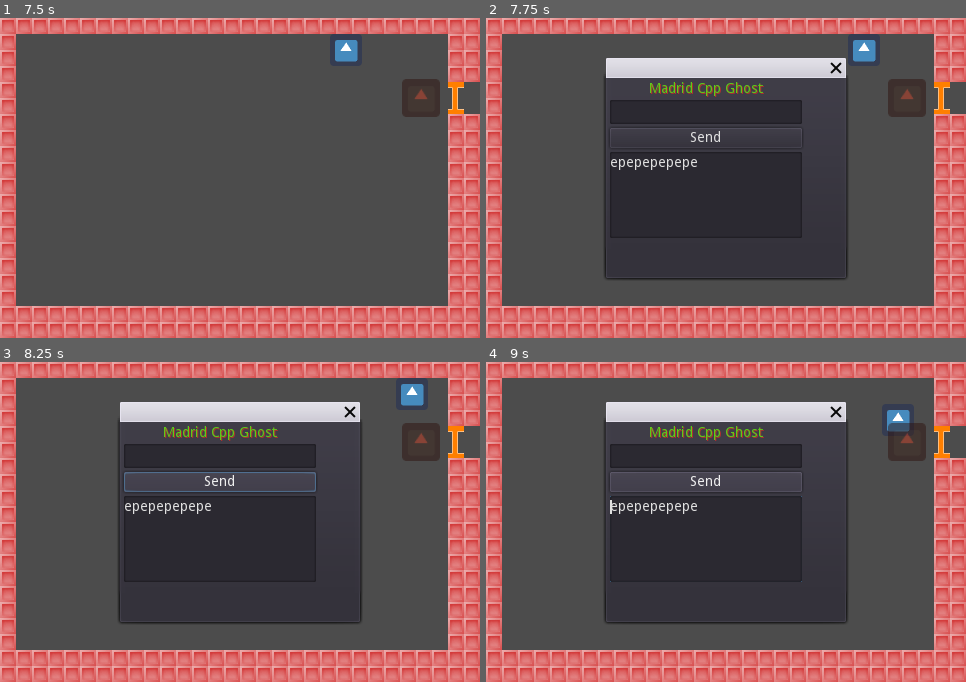
Above: before the commit, frames 1-4 (two rows, left to right).
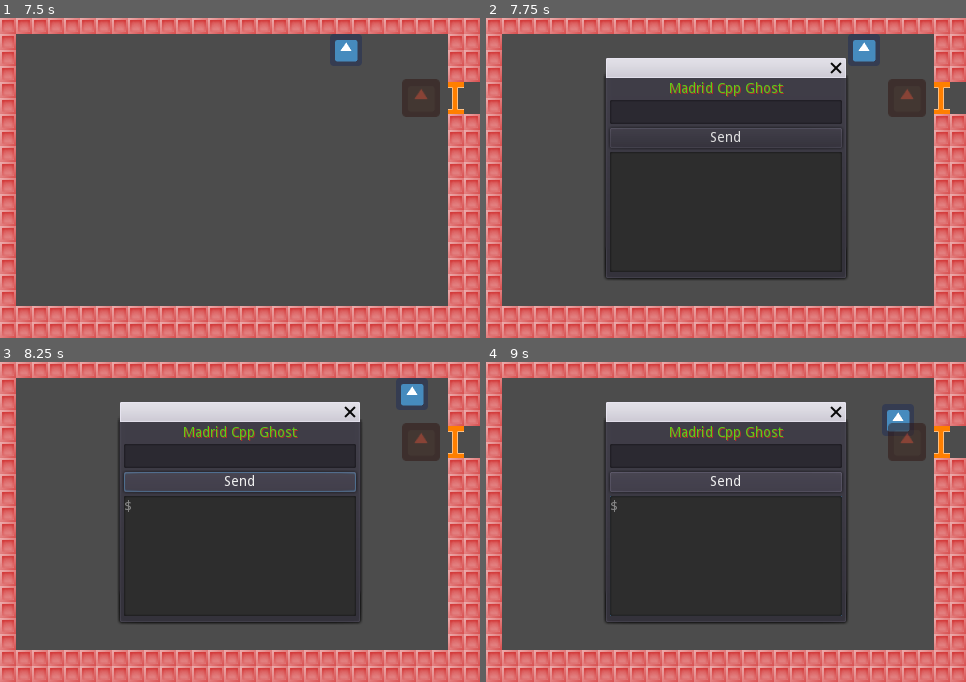
Above: after the commit, the same moments.

Repository: jgsogo/talk-godot-gdnative
Game: Godot game, scene res://Map.tscn
Two runs of this game, one before a commit and one after it. Both use one fixed random seed, a clock stepped at 60 frames per second and the inputs below. The engine's default icon, where the game draws it, is replaced by a stand-in: a white triangle on a blue panel in a dark square.
Inputs:
- Up to frame 1 (7.5 s): tap Enter at 0.5, 2.75 s; hold Up (ui_up) 0.53-2.03 s; tap Space at 2, 3.5 s; hold Left (ui_left) 2.03-3.53 s; hold Down (ui_down) 3.53-4.28 s; hold Right (ui_right) 4.28-5.03 s; hold Up (ui_up) 5.03-5.78 s; hold Right (ui_right) from 5.78 s (still down)
- Up to frame 2 (7.75 s): keep holding Right (ui_right)
- Up to frame 3 (8.25 s): release Right (ui_right) at 8 s; click "Send" at 8 s
- Up to frame 4 (9 s): tap Enter at 8.75 s; hold Down (ui_down) from 8.78 s (still down)

Frame 1 is identical in both runs. In frame 2, 1.6% of the frame differs, in the area x 25-75%, y 20-80%; in frame 3, 1.7%; in frame 4, 1.4%.

Commit message:
Text sent is displayed

Diff:
--- a/Dialog.gd
+++ b/Dialog.gd
@@ -1,14 +1,24 @@
 extends Area2D
 
+signal text_sent
 
 onready var msg_box := $PopupPanel/Contents/GhostMsg
+onready var input := $PopupPanel/Contents/Input
+
+func add_text(new_text:String) -> void:
+	msg_box.text += new_text + "\n"
 
 func _on_Dialog_body_entered(body):
 	$Ghost.visible = true
 	$PopupPanel.popup_centered()
-	msg_box.text = "epepepepepe"
 
 
 func _on_Dialog_body_exited(body):
 	$Ghost.visible = false
 	$PopupPanel.hide()
+
+
+func _on_SendButton_pressed():
+	msg_box.text += "$ " + input.text + "\n"
+	input.text = ""
+	emit_signal("text_sent")
--- a/Dialog.tscn
+++ b/Dialog.tscn
@@ -28,11 +28,11 @@
 [node name="Contents" type="VBoxContainer" parent="PopupPanel"]
 margin_left = 4.0
 margin_top = 4.0
-margin_right = 196.0
-margin_bottom = 196.0
+margin_right = 236.0
+margin_bottom = 194.0
 
 [node name="Title" type="Label" parent="PopupPanel/Contents"]
-margin_right = 192.0
+margin_right = 232.0
 margin_bottom = 14.0
 custom_colors/font_color = Color( 0.368627, 0.8, 0.101961, 1 )
 custom_colors/font_outline_modulate = Color( 0.741176, 0.113725, 0.113725, 1 )
@@ -42,21 +42,23 @@
 
 [node name="Input" type="LineEdit" parent="PopupPanel/Contents"]
 margin_top = 18.0
-margin_right = 192.0
+margin_right = 232.0
 margin_bottom = 42.0
 
 [node name="SendButton" type="Button" parent="PopupPanel/Contents"]
 margin_top = 46.0
-margin_right = 192.0
+margin_right = 232.0
 margin_bottom = 66.0
 text = "Send"
 
 [node name="GhostMsg" type="TextEdit" parent="PopupPanel/Contents"]
 margin_top = 70.0
-margin_right = 192.0
-margin_bottom = 156.0
-rect_min_size = Vector2( 192, 86 )
-text = "texto texto texto texto texto texto texto textotexto textotexto textotexto textotexto texto"
+margin_right = 232.0
+margin_bottom = 190.0
+rect_min_size = Vector2( 232, 120 )
+readonly = true
+context_menu_enabled = false
 wrap_enabled = true
 [connection signal="body_entered" from="." to="." method="_on_Dialog_body_entered"]
 [connection signal="body_exited" from="." to="." method="_on_Dialog_body_exited"]
+[connection signal="pressed" from="PopupPanel/Contents/SendButton" to="." method="_on_SendButton_pressed"]
